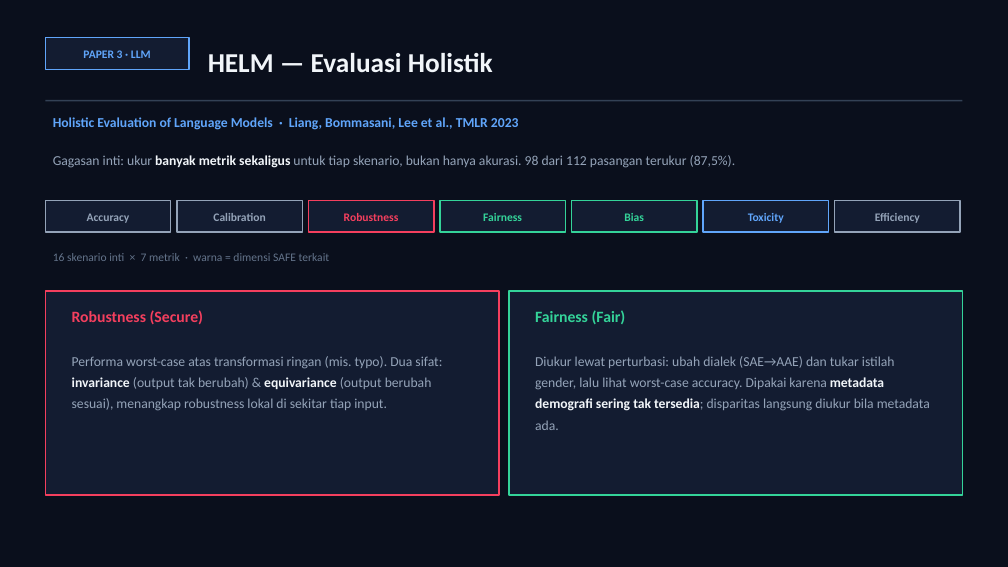
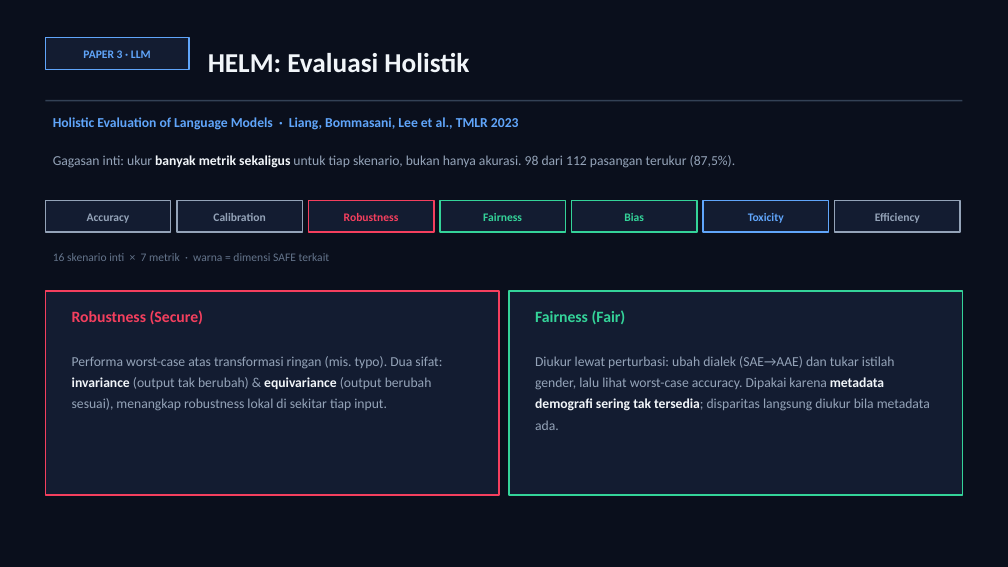
Before and after one commit to awangga/awangga.github.io, a slide deck: slide 7 of safe/metrics/SAFE-AI-Metrics.pptx. Drawn at 1008x567 pixels with LibreOffice and Linux fonts; fonts in the diff are those of the drawing. Boxes give left, top, right and bottom in pixels: in the first picture for what was removed or moved away, otherwise in the second. Text is boxed around its words. In the diff, an @@ line names an element or a change of style, - is before the commit and + after.

```diff
--- a/safe/metrics/SAFE-AI-Metrics.pptx
+++ b/safe/metrics/SAFE-AI-Metrics.pptx
@@ text at [208, 53, 469, 72]: text changed @@
-HELM — Evaluasi Holistik
+HELM: Evaluasi Holistik
```
Also in this commit, not shown: 7 other slides changed, 1 other file.
